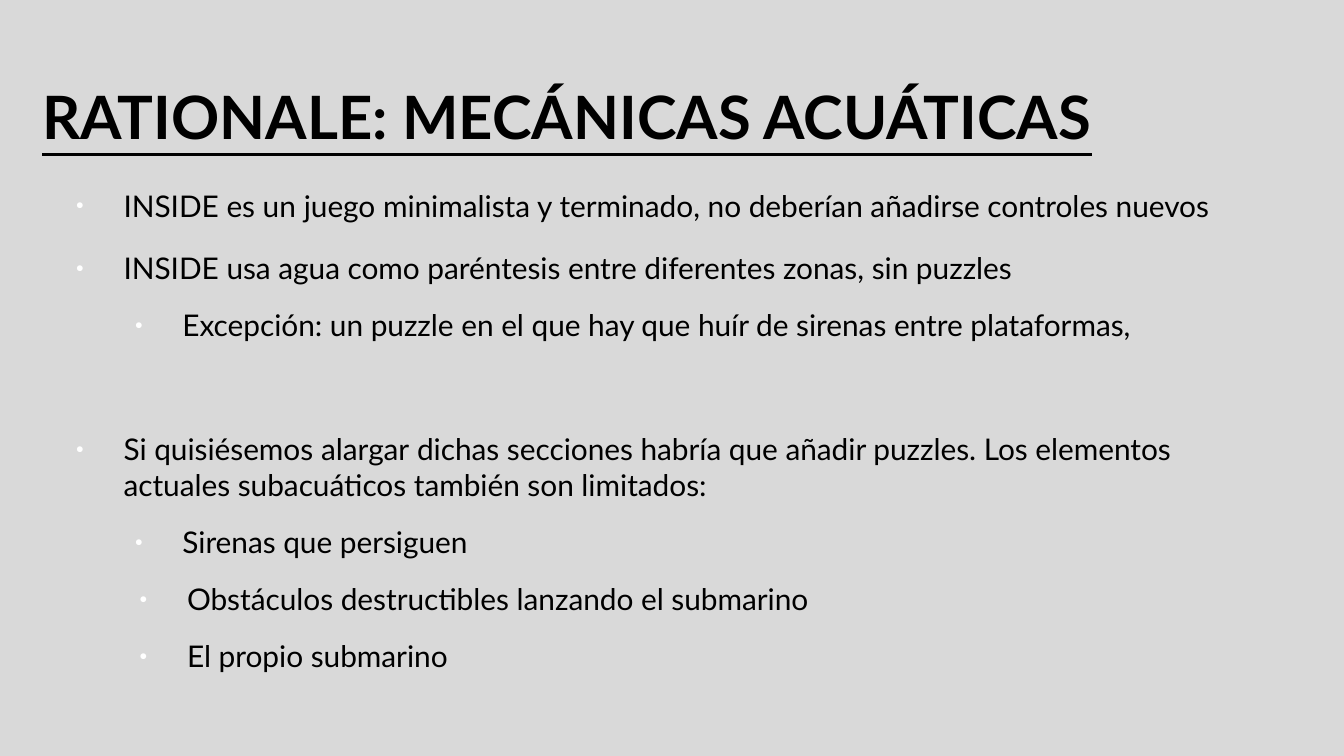
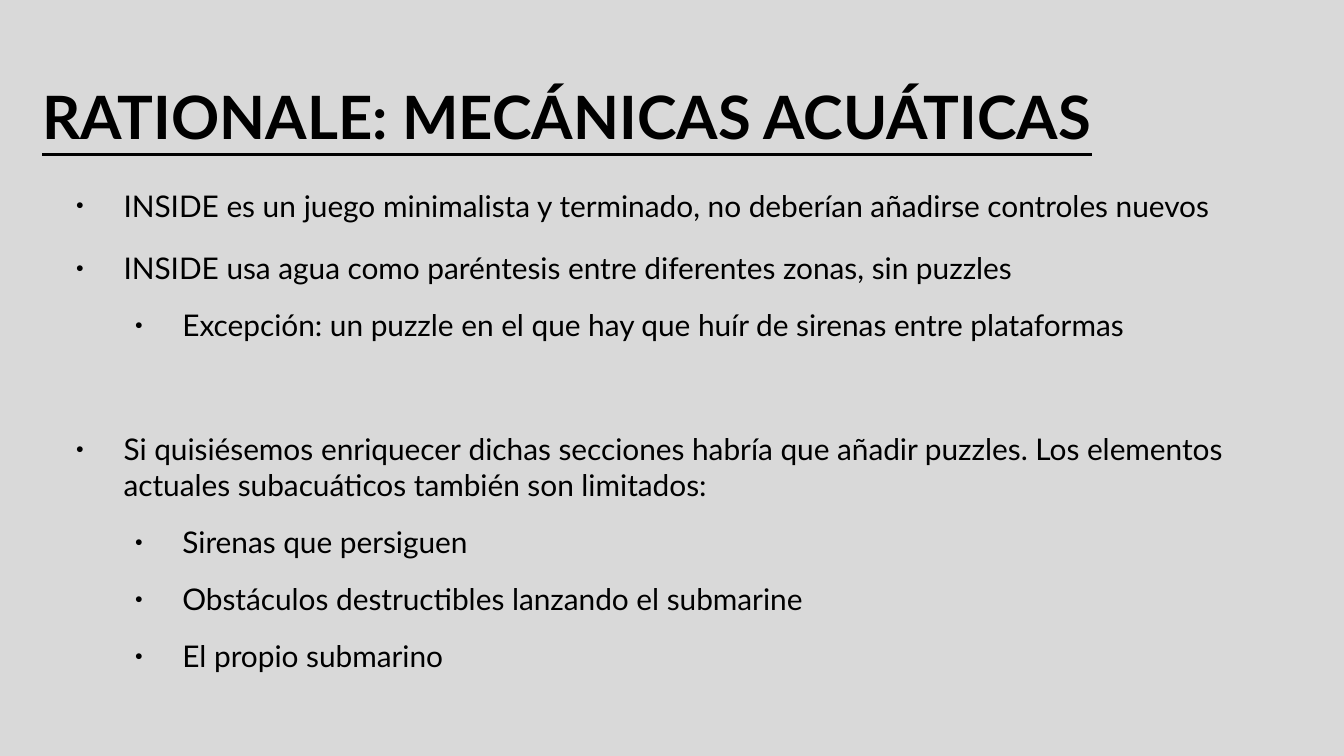
Before and after one commit to McOmghall/game-development-coursera-exercises, a slide deck: slide 2 of Master/Lógica/INSIDE.pptx. Drawn at 1344x756 pixels with LibreOffice and Linux fonts; fonts in the diff are those of the drawing. Boxes give left, top, right and bottom in pixels: in the first picture for what was removed or moved away, otherwise in the second. Text is boxed around its words. In the diff, an @@ line names an element or a change of style, - is before the commit and + after.

Commit message:
Finalizada mecánica INSIDE

```diff
--- a/Master/Lógica/INSIDE.pptx
+++ b/Master/Lógica/INSIDE.pptx
@@ text at (124,195,1209,672): bullet colour #FFFFFF to #000000; indent changed @@
@@ text at (124,314,1222,497): text changed @@
-  ● Excepción: un puzzle en el que hay que huír de sirenas entre plataformas,
-● Si quisiésemos alargar dichas secciones habría que añadir puzzles. Los elementos actuales subacuáticos también son limitados:
+  ● Excepción: un puzzle en el que hay que huír de sirenas entre plataformas
+● Si quisiésemos enriquecer dichas secciones habría que añadir puzzles. Los elementos actuales subacuáticos también son limitados:
@@ text at (182,588,803,611): text changed @@
-  ● Obstáculos destructibles lanzando el submarino
+  ● Obstáculos destructibles lanzando el submarine
```
Also in this commit, not shown: 1 other slide changed, 4 slides added, 1 slide removed, 6 other files.
